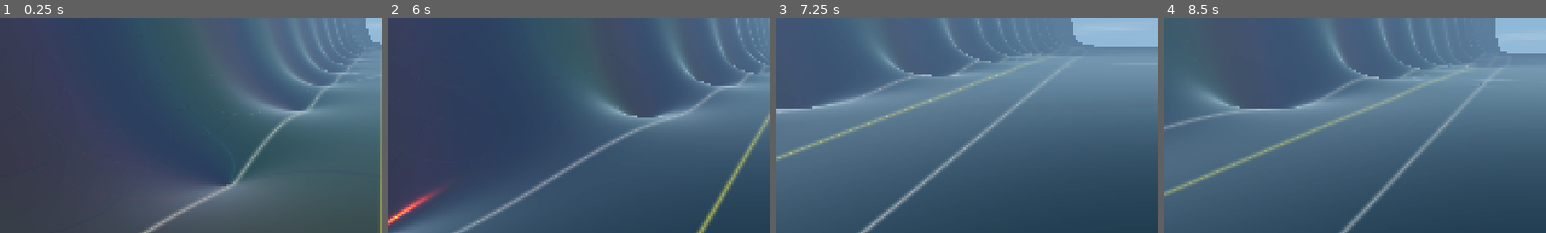
Above: before the commit, frames 1-4 (left to right).
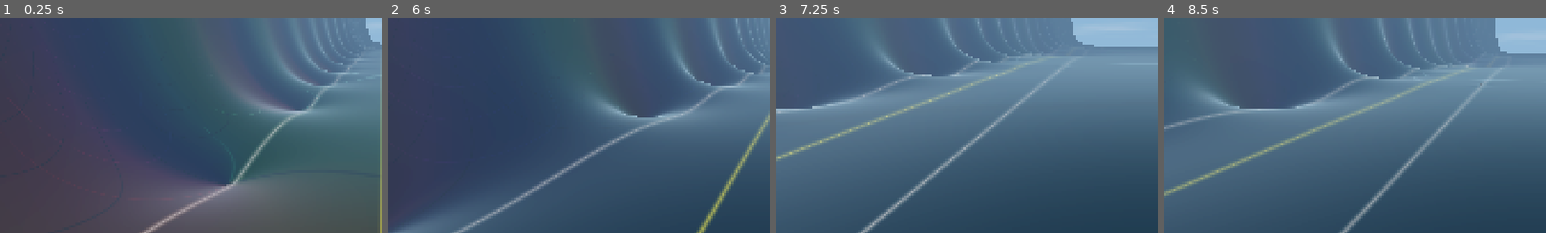
Above: after the commit, the same moments.

Repository: allanino/complex-functions-explorer
Game: Godot game, scene res://core/main.tscn
Same seed, same stepped clock (60 frames per second), same inputs: the game is played once before the commit and once after it.
Inputs (mouse positions are % of the whole screen's width and height, from its top left):
- Up to frame 1 (0.25 s): no input
- Up to frame 2 (6 s): tap Enter at 0.5 s; move the mouse to (55, 50) at 0.52 s; hold W (move_forward) 0.53-5.78 s; tap G at 0.6, 5.85 s; click (55, 50) at 0.67 s; tap Space at 0.77, 1.52, 3.02, 3.77, 4.52 s; move the mouse to (45, 50) at 1.27 s; tap N at 1.35 s; move the mouse to (52, 48) at 2.02 s; tap C at 2.1 s; move the mouse to (49, 52) at 2.77 s; tap Z at 2.85 s; click (49, 52) at 2.92 s; move the mouse to (57, 51) at 3.52 s; tap R at 3.6 s; move the mouse to (42, 49) at 4.27 s; tap Shift at 4.35 s; move the mouse to (51, 50) at 5.02 s; hold Ctrl 5.03-5.78 s; click (51, 50) at 5.17 s; move the mouse to (46, 48) at 5.77 s; hold D (move_right) from 5.78 s (still down)
- Up to frame 3 (7.25 s): tap Space at 6.02, 6.77 s; move the mouse to (55, 50) at 6.52 s; release D (move_right) at 6.53 s; hold W (move_forward) from 6.53 s (still down); tap N at 6.6 s
- Up to frame 4 (8.5 s): keep holding W (move_forward); move the mouse to (45, 50) at 7.27 s; tap C at 7.35 s; click (45, 50) at 7.42 s; tap Space at 7.52 s; move the mouse to (52, 48) at 8.02 s; tap Z at 8.1 s
The pictures show only the part of the screen within x 0-50%, y 45-95%; the shares and areas given below are measured in that part.

The runs differ from the first frame. In frame 2, 0.6% of the frame differs, in the area x 0-15%, y 79-97%; in frame 3, less than 0.1%; in frame 4, less than 0.1%.

Commit message:
Fix light leaking through terrain walls
- Enabled double-sided shadows on terrain chunks (`cast_shadow = 2`) so light doesn't pass through the backfaces of the deformed plane mesh.
- Added `render_mode depth_draw_opaque` to `terrain.gdshader` to ensure proper depth sorting for shadow maps.
- Enabled shadows by default in `Config` to ensure correct terrain occlusion.
- Adjusted shadow cutoff for sun and moon in `environment.gd` to match emission start (`-0.02`), preventing flashes during sunrise/sunset.

Co-authored-by: allanino <5325241+allanino@users.noreply.github.com>

Diff:
--- a/core/config_manager.gd
+++ b/core/config_manager.gd
@@ -214,7 +214,7 @@
 var sky_luminosity: float = 1.0
 var sun_luminosity: float = 1.0
 var self_illumination: float = 0.0
-var shadows_enabled: bool = false
+var shadows_enabled: bool = true
 var terrain_brightness: float = 1.0
 var terrain_saturation: float = 0.85
 var terrain_albedo: float = 0.15
--- a/environment/environment.gd
+++ b/environment/environment.gd
@@ -44,13 +44,13 @@
 		sun.basis = Basis.looking_at(sun_dir, Vector3.UP if abs(sun_dir.y) < 0.99 else Vector3.FORWARD)
 		sun.light_energy = smoothstep(-0.02, 0.02, sun_elevation) * Config.sun_luminosity
 		sun.light_color = lerp(_sun_color, Color(1.0, 0.5, 0.2), _golden_hour_transition)
-		sun.shadow_enabled = Config.shadows_enabled and sun_elevation > 0.01
+		sun.shadow_enabled = Config.shadows_enabled and sun_elevation > -0.02
 
 	if moon:
 		moon.basis = Basis.looking_at(moon_dir, Vector3.UP if abs(moon_dir.y) < 0.99 else Vector3.FORWARD)
 		var moon_elevation = - moon_dir.y
 		moon.light_energy = smoothstep(-0.02, 0.02, moon_elevation) * 0.4 * Config.sun_luminosity
-		moon.shadow_enabled = Config.shadows_enabled and moon_elevation > 0.01
+		moon.shadow_enabled = Config.shadows_enabled and moon_elevation > -0.02
 
 	if world_environment and world_environment.environment and world_environment.environment.sky:
 		var sky_mat = world_environment.environment.sky.sky_material as ShaderMaterial
